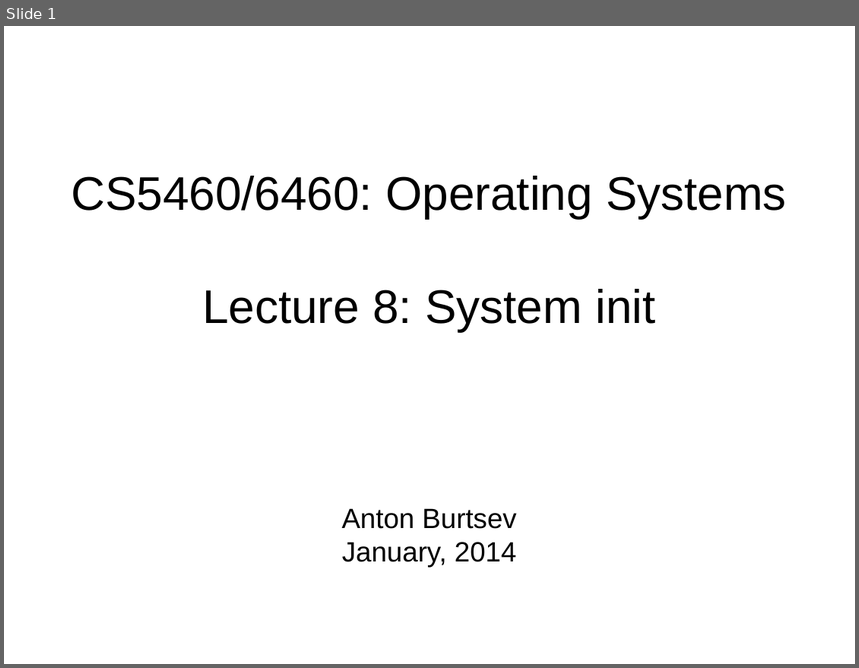
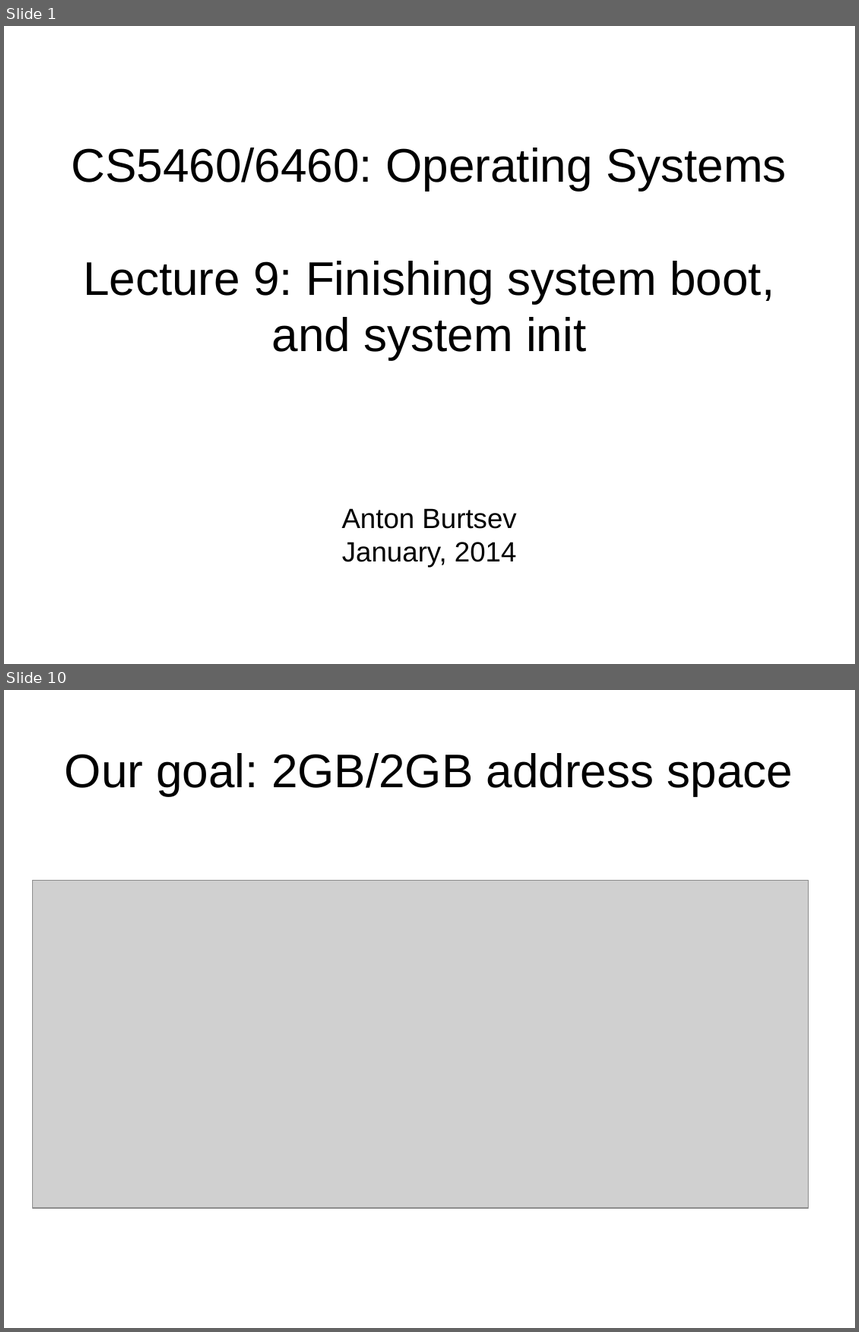
Before and after one commit to antonburtsev/cs5460, a slide deck: lectures/lecture09-kernel-init/lecture09-kernel-init.odp. Shown one above the other, each under a label of ours: slide 1 before the commit, slides 1 and 10 after it; the slides between them are not shown. The pictures are 859x668 and 859x1332 pixels, drawn with LibreOffice and Linux fonts; fonts in the diff are those of the drawing; grey boxes stand for pictures. Boxes give left, top, right and bottom in pixels: in the first picture for what was removed or moved away, otherwise in the second. Text is boxed around its words. In the diff, an @@ line names an element or a change of style, - is before the commit and + after.

Commit message:
Lecture 09 -- Finishing kernel boot

```diff
--- a/lectures/lecture09-kernel-init/lecture09-kernel-init.odp
+++ b/lectures/lecture09-kernel-init/lecture09-kernel-init.odp
@@ slide 10 added at [4, 690, 855, 1328], background #FFFFFF @@
@@ title added at [65, 753, 794, 796], 44 pt, text #000000 @@
+Our goal: 2GB/2GB address space
@@ picture added at [33, 880, 809, 1208] @@
@@ slide 1 changed as well @@
@@ title at [71, 148, 787, 360]: text changed @@
-CS5460/6460: Operating Systems
-Lecture 8: System init
+CS5460/6460: Operating Systems
+Lecture 9: Finishing system boot, and system init
```
Also in this commit, not shown: 3 other slides changed, 22 other slides added, 31 slides removed, 6 other files.
